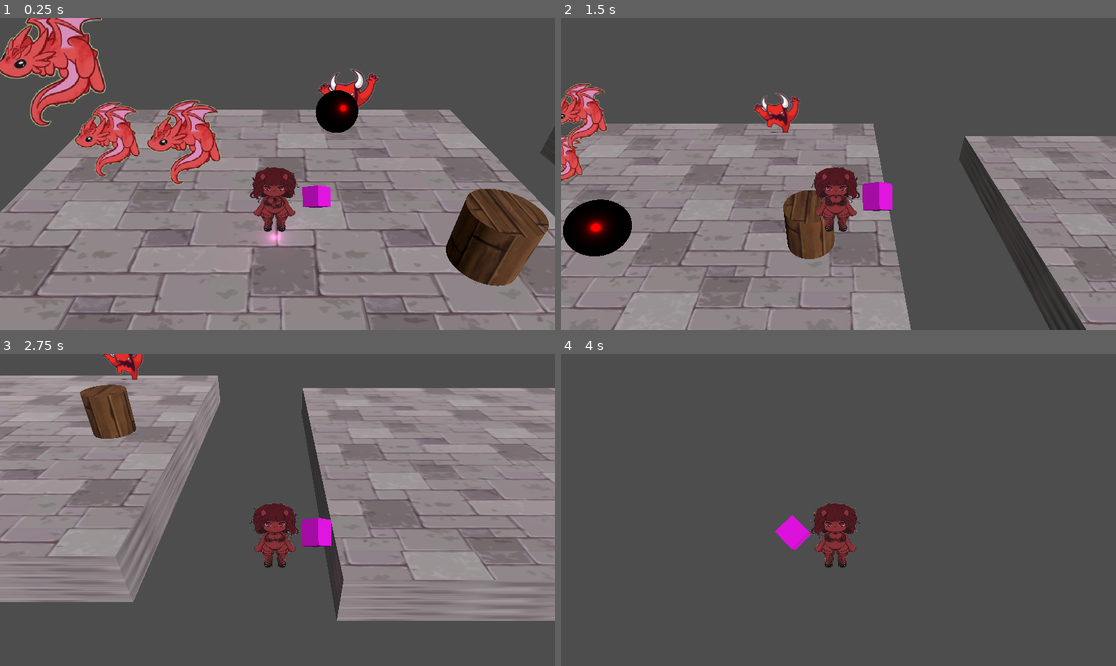
Above: before the commit, frames 1-4 (two rows, left to right).
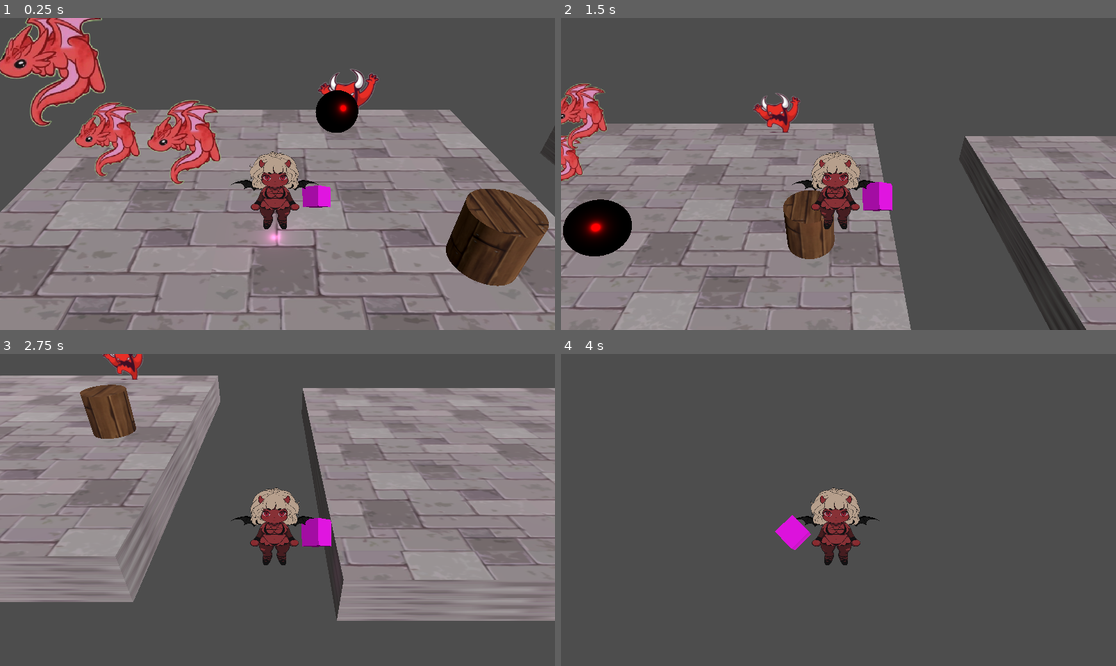
Above: after the commit, the same moments.

Repository: nazhG-mk2/babel_tower
Game: Godot game, scene res://node_3d.tscn
Same seed, same stepped clock (60 frames per second), same inputs: the game is played once before the commit and once after it.
Inputs:
- Up to frame 1 (0.25 s): no input
- Up to frame 2 (1.5 s): tap Enter (ui_accept) at 0.5, 0.77 s; hold Right (ui_right) 0.53-1.28 s; tap Z (attack) at 0.6 s; hold Down (ui_down) from 1.28 s (still down); tap X (dash) at 1.35 s
- Up to frame 3 (2.75 s): tap Enter (ui_accept) at 1.52 s; release Down (ui_down) at 2.03 s; hold Right (ui_right) from 2.03 s (still down); tap Z (attack) at 2.1 s
- Up to frame 4 (4 s): release Right (ui_right) at 2.78 s; hold Up (ui_up) 2.78-3.53 s; tap X (dash) at 2.85 s; tap Enter (ui_accept) at 3.02, 3.77 s; hold Left (ui_left) from 3.53 s (still down); tap Z (attack) at 3.6 s

The runs differ from the first frame. In frame 1, 1.6% of the frame differs, in the area x 41-58%, y 42-69%; in frame 2, 1.6%; in frame 3, 1.6%; in frame 4, 1.6%.

Commit message:
ass cambios

Diff:
--- a/node_3d.tscn
+++ b/node_3d.tscn
@@ -1,8 +1,10 @@
-[gd_scene load_steps=26 format=3 uid="uid://jnm3d7m8hbn1"]
+[gd_scene load_steps=27 format=3 uid="uid://jnm3d7m8hbn1"]
 
 [ext_resource type="Script" path="res://player.gd" id="1_gidrc"]
 [ext_resource type="Texture2D" uid="uid://6vmxie86fvnv" path="res://lucy_01.png" id="2_afol4"]
+[ext_resource type="Texture2D" uid="uid://d3m6g8xp25dds" path="res://textures/assets/demong_front.png" id="2_akj4w"]
 [ext_resource type="Script" path="res://spring_arm_3d.gd" id="3_660u0"]
+[ext_resource type="Texture2D" uid="uid://0f3fxfuf30b6" path="res://textures/assets/wings.png" id="3_d5q4u"]
 [ext_resource type="Texture2D" uid="uid://c2468b32j8sqa" path="res://textures/suelo_ladrillo.jpeg" id="4_cwoml"]
 [ext_resource type="PackedScene" uid="uid://b2t0ako31r0q0" path="res://test_breast.tscn" id="4_qv7jc"]
 [ext_resource type="PackedScene" uid="uid://bscbluvm33tom" path="res://dragoncito.tscn" id="5_0rybu"]
@@ -12,9 +14,6 @@
 [ext_resource type="Script" path="res://area_diag.gd" id="9_62h6j"]
 
 [sub_resource type="CapsuleShape3D" id="CapsuleShape3D_rbj2s"]
-
-[sub_resource type="ViewportTexture" id="ViewportTexture_ii7dj"]
-viewport_path = NodePath("Player/Viewport")
 
 [sub_resource type="BoxShape3D" id="BoxShape3D_hkmbl"]
 size = Vector3(1, 1.48633, 1)
@@ -143,12 +142,17 @@
 shape = SubResource("CapsuleShape3D_rbj2s")
 
 [node name="Sprite3D" type="Sprite3D" parent="Player"]
-transform = Transform3D(0.1, 0, 0, 0, 0.0967055, 0.0254568, 0, -0.0254568, 0.0967055, 0, 0.925313, 0)
+transform = Transform3D(0.15, 0, 0, 0, 0.145058, 0.0381852, 0, -0.0381852, 0.145058, 0.00189841, 1.05865, 0.000941545)
 billboard = 2
 shaded = true
 alpha_cut = 2
-texture_filter = 4
-texture = SubResource("ViewportTexture_ii7dj")
+texture_filter = 1
+texture = ExtResource("2_akj4w")
+
+[node name="Sprite3D" type="Sprite3D" parent="Player/Sprite3D"]
+transform = Transform3D(1, 0, 0, 0, 1, -1.49012e-08, 0, 1.49012e-08, 1, 0, 0.0518546, -0.196986)
+texture_filter = 1
+texture = ExtResource("3_d5q4u")
 
 [node name="SpringArm3D" type="SpringArm3D" parent="Player"]
 script = ExtResource("3_660u0")
Binary file added: textures/assets/demong_back.png
Not shown, added: textures/assets/demong_back.png.import
Binary file added: textures/assets/demong_front.png
Not shown, added: textures/assets/demong_front.png.import
Binary file added: textures/assets/wings.png
Not shown, added: textures/assets/wings.png.import
Not shown, added: textures/assets/demong_back.png~
Not shown, added: textures/assets/demong_front.png~
Not shown, added: textures/assets/wings.png~
